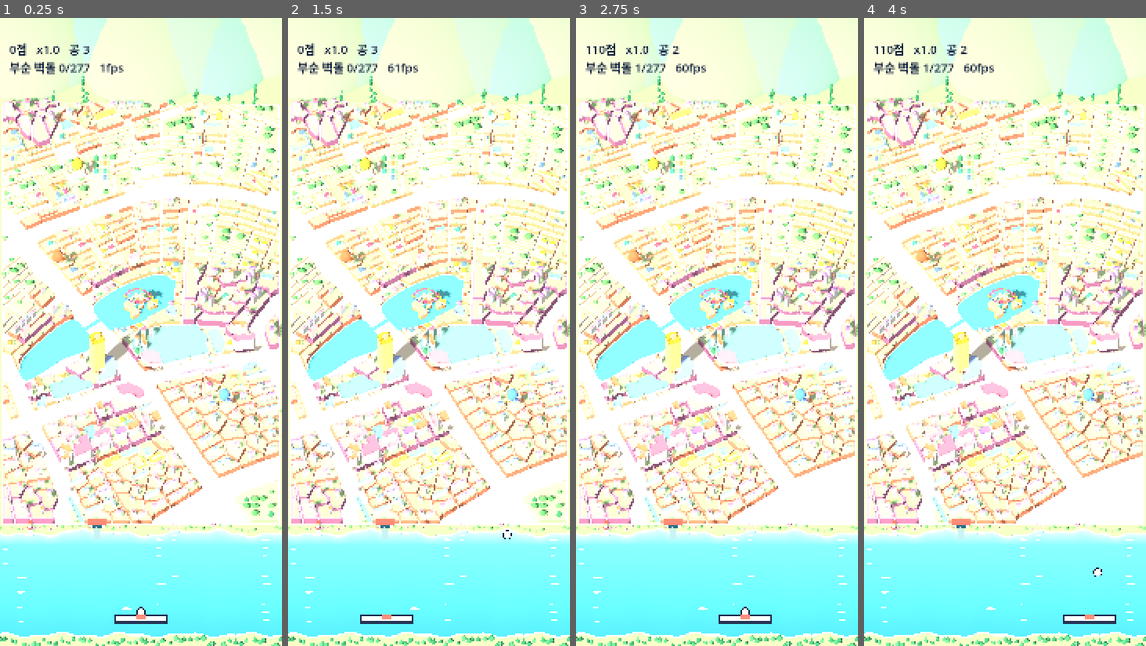
Above: before the commit, frames 1-4 (left to right).
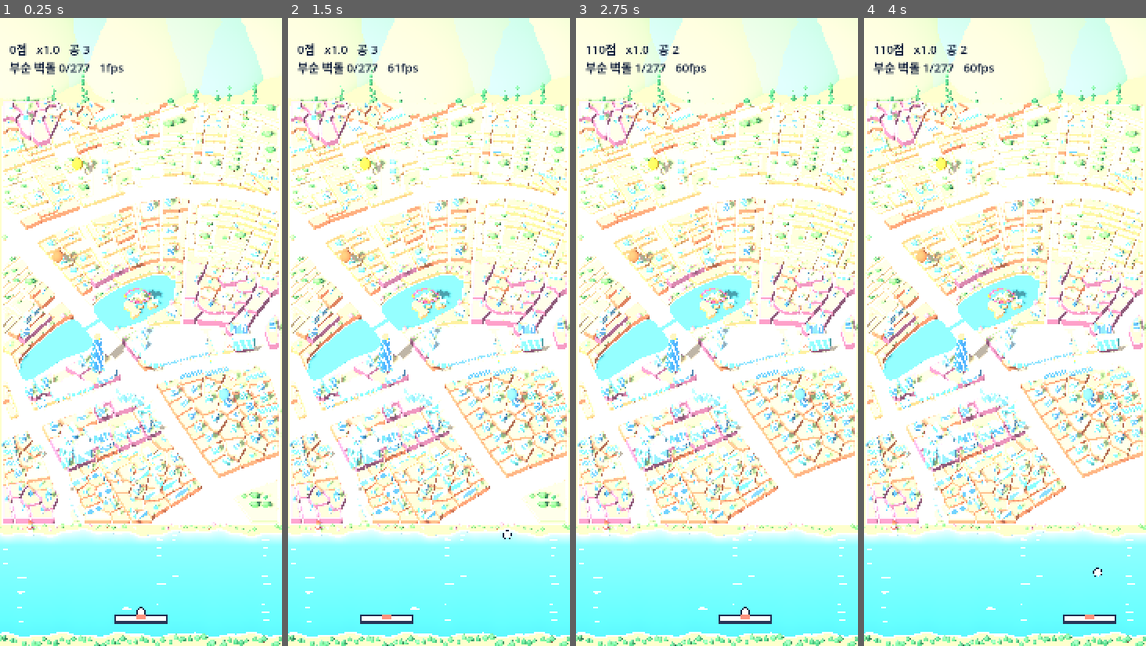
Above: after the commit, the same moments.

Repository: bisrun/smashcity
Game: Godot game, scene res://scenes/main.tscn
Same seed, same stepped clock (60 frames per second), same inputs: the game is played once before the commit and once after it.
Inputs (mouse positions are in pixels of both pictures, inside the frame that each line leads up to):
- Up to frame 1 (0.25 s): no input
- Up to frame 2 (1.5 s): tap Enter at 0.5 s; move the mouse to (491, 300) at 0.52 s; click (491, 300) at 0.67 s; tap Space at 1.25 s; drag from (372, 363) to (414, 457) at 1.27 s
- Up to frame 3 (2.75 s): move the mouse to (745, 193) at 2.02 s; click (745, 193) at 2.17 s
- Up to frame 4 (4 s): tap Enter at 2.75 s; drag from (990, 457) to (920, 237) at 2.77 s; tap Space at 3.5 s; move the mouse to (1089, 426) at 3.52 s; click (1089, 426) at 3.67 s

The runs differ from the first frame. In frame 1, 13% of the frame differs, in the area x 0-100%, y 7-100%; in frame 2, 13%; in frame 3, 12%; in frame 4, 12%.

Commit message:
feat: 건물을 유리 띠 미니어처로, 물에 빠지면 물보라와 함께 아무 방향으로 튀어 오름
- 흰 벽과 유리 띠, 세 단 고층, 유리 돔, 줄기 있는 나무, 옅은 색 지붕
- 호수 처리: 수문으로 떠내려오는 방식을 버리고 제자리에서 튀어 오르게 함
- 물보라 이펙트 (퍼지는 고리와 물방울)
- 테스트 60개

Co-Authored-By: Claude Fable 5.2 <noreply@anthropic.com>
Claude-Session: https://claude.ai/code/session_01CE82yCci6DusF3RwYxMGGb

Diff:
--- a/assets/balance.json
+++ b/assets/balance.json
@@ -12,8 +12,8 @@
   "launch_angle_deg": 10,
   "respawn_delay": 1.5,
   "lives": 3,
-  "drain_delay": 0.7,
-  "drain_angle_deg": 18,
+  "splash_delay": 0.35,
+  "seed": 20261124,
   "landmark_hp": 12,
   "score_hit": 10,
   "score_destroy_per_hp": 100,
--- a/src/main.gd
+++ b/src/main.gd
@@ -46,7 +46,7 @@
 	_setup_light()
 	_board = BoardViewScript.new()
 	add_child(_board)
-	_board.build(_stage, _river, float(_cfg["paddle_y"]) - float(_cfg["fall_margin"]), _sim.outlets)
+	_board.build(_stage, _river, float(_cfg["paddle_y"]) - float(_cfg["fall_margin"]))
 	_setup_camera()
 	_setup_paddle_and_ball()
 	_setup_hud()
@@ -71,6 +71,10 @@
 				_board.show_hit(e["cell"], e["hp"], e["max_hp"])
 			"destroyed":
 				_board.show_destroyed(e["cell"])
+			"splash":
+				_board.show_splash(e["pos"], false)
+			"emerge":
+				_board.show_splash(e["pos"], true)
 			"cleared":
 				_banner.text = "클리어\n%d점  남은 공 %d  %d초\n화면을 누르면 다시 시작" % [_sim.score, _sim.lives, int(_sim.elapsed)]
 				_banner.visible = true
@@ -79,7 +83,7 @@
 				_banner.visible = true
 	_paddle.position.x = _sim.paddle_x - _stage.width / 2.0
 	_ball.position = Vector3(_sim.ball_pos.x - _stage.width / 2.0, _sim.ball_radius, _stage.height / 2.0 - _sim.ball_pos.y)
-	_ball.visible = _sim.ball_state != Sim.BallState.DRAINING and not _sim.over
+	_ball.visible = _sim.ball_state != Sim.BallState.SUNK and not _sim.over
 	_info_timer -= delta
 	if _info_timer <= 0.0:
 		_info_timer = 0.2
@@ -115,7 +119,7 @@
 	env.background_color = SKY
 	env.ambient_light_source = Environment.AMBIENT_SOURCE_COLOR
 	env.ambient_light_color = Color.WHITE
-	env.ambient_light_energy = 0.5
+	env.ambient_light_energy = 0.56
 	env.tonemap_mode = Environment.TONE_MAPPER_LINEAR
 	var world := WorldEnvironment.new()
 	world.environment = env
--- a/src/render/board_view.gd
+++ b/src/render/board_view.gd
@@ -6,6 +6,7 @@
 ##
 ## 벽돌(셀) 하나는 두툼한 받침 블록 하나다. 이웃과 틈을 두고 떨어져 있고, 두께와 옆면 색이 남은 HP를 말한다.
 ## 블록 위에는 작은 건물을 여럿 늘어놓지 않고 큼직한 것을 몇 개만 올린다(docs/11_art_audio.md).
+## 건물은 흰 벽에 유리 띠를 두른 미니어처 모형처럼 그린다.
 ## 블록 위의 것들은 지도의 건물을 그대로 옮긴 것이 아니라 그 구획의 성격에 맞춰 지어낸 것이다.
 ## 넓은 건물과 랜드마크만 실제 윤곽을 쓴다.
 
@@ -27,8 +28,8 @@
 ## 실제 윤곽을 그대로 쓰는 건물의 최소 넓이 (㎡)
 const KEEP_REAL_AREA := 1200.0
 ## 블록 위에 큼직한 것을 놓는 자리의 간격 (m)
-const SLOT_SPACING := 44.0
-const SLOT_HALF := 13.0
+const SLOT_SPACING := 58.0
+const SLOT_HALF := 20.0
 const SHORE_SPACING := 40.0
 
 const ROAD := Color("F7ECD8")
@@ -42,6 +43,17 @@
 const FLAT_MID: Array[Color] = [Color("C9A8EE"), Color("F5A9B8"), Color("9FB7F5")]
 const FLAT_HIGH: Array[Color] = [Color("F08BA8"), Color("B58CF0"), Color("F7A072")]
 const GOLD := Color("F6C53B")
+const WHITE_WALL := Color("F6F9FC")
+const ROOF_WHITE := Color("FFFFFF")
+const GLASS: Array[Color] = [Color("6FB3E8"), Color("58A6E0"), Color("7CC4EE"), Color("6FD0D8")]
+const GLASS_DEEP := Color("3F8FD6")
+const GLASS_FRAME := Color("DCEEFB")
+const DOME := Color("5FC3CE")
+const WARM := Color("D98F78")
+const WARM_WINDOW := Color("FBE9D7")
+const TRUNK := Color("9A6B4A")
+## 위에서 내려다보면 지붕이 가장 많이 보인다. 흰색만 쓰면 판이 허옇게 뜨므로 옅은 색을 섞는다.
+const ROOFS: Array[Color] = [Color("BFE0F2"), Color("CFE9E2"), Color("F6D9C8"), Color("E3D8F3"), Color("F7E7B9"), Color("D6ECFA")]
 const GOLD_WALL := Color("FFE08A")
 const LANDMARK_LOT := Color("FBE7A1")
 const PINE: Array[Color] = [Color("4FA873"), Color("5DB57E"), Color("3F9A6B")]
@@ -74,8 +86,7 @@
 
 
 ## near_bank_y 는 화면 아래쪽 강가가 시작되는 y다. 공을 잃는 선과 맞춘다.
-## outlets 는 호수에 빠진 공이 흘러나오는 강가의 수문 자리다.
-func build(stage: StageData, river_width: float, near_bank_y: float, outlets: Array[Vector2] = []) -> void:
+func build(stage: StageData, river_width: float, near_bank_y: float) -> void:
 	_w = stage.width
 	_h = stage.height
 	_material = StandardMaterial3D.new()
@@ -117,7 +128,6 @@
 		tops.position.y = _block_height(tier) + LAWN_LIFT
 		_tops.append(tops)
 	_add_props(stage)
-	_add_outlets(outlets)
 
 
 ## 셀이 맞았을 때. 블록이 한 단 낮아지고 옆면 색이 바뀐다.
@@ -207,19 +217,28 @@
 
 ## 블록 위를 꾸민다. 높이는 블록 윗면을 0으로 한다.
 ##
-## 넓은 건물과 랜드마크는 실제 윤곽대로 세운다. 나머지 자리에는 구획의 HP에 맞는 큼직한 것을 몇 개 놓는다.
-## HP 1은 오두막이나 나무 무리, 2는 연립, 3은 아파트, 4는 고층이다. 남는 자리 일부에는 큰 나무를 심는다.
+## 넓은 건물과 랜드마크는 실제 윤곽대로 세운다. 나머지 자리에는 구획의 HP에 맞는 큼직한 건물을 몇 채 놓는다.
+## HP 1은 집이나 나무 무리, 2는 낮은 건물이나 돔, 3은 유리 빌딩, 4는 층층이 좁아지는 고층이다.
+## 건물은 흰 벽에 층마다 유리 띠를 두른 미니어처 모형처럼 그린다.
 func _furnish(st: SurfaceTool, ci: int, cell: Dictionary, lawn: PackedVector2Array, real: Array, stage: StageData) -> void:
 	var kept: Array[Dictionary] = []
+	var tower := {}
 	for b: Dictionary in real:
 		if b["landmark"]:
-			_add_prism(st, b["points"], 0.0, display_height(b["levels"], true), GOLD, GOLD_WALL, 0.0)
 			kept.append(b)
+			if tower.is_empty() or b["area"] > tower["area"]:
+				tower = b
 		elif b["area"] >= KEEP_REAL_AREA:
-			var band := FLAT_LOW if b["levels"] <= 10 else (FLAT_MID if b["levels"] <= 25 else FLAT_HIGH)
-			_add_prism(st, b["points"], 0.0, display_height(b["levels"], false), band[(b["seed"] * 5) % band.size()], WALLS[(b["seed"] * 7) % WALLS.size()], 0.0)
+			var h := display_height(b["levels"], false)
+			_add_bands(st, b["points"], 0.0, h, clampi(int(h / 6.5), 2, 12), WHITE_WALL, GLASS[b["seed"] % GLASS.size()], ROOFS[b["seed"] % ROOFS.size()], 1.0)
 			kept.append(b)
 			object_count += 1
+	if not tower.is_empty():
+		for b: Dictionary in real:
+			if b["landmark"] and b["seed"] != tower["seed"]:
+				_add_bands(st, b["points"], 0.0, 16.0, 2, WHITE_WALL, GLASS[0], ROOF_WHITE, 1.0)
+		# 랜드마크: 위로 갈수록 좁아지는 유리 탑
+		_add_bands(st, tower["points"], 0.0, display_height(tower["levels"], true), 18, GLASS_FRAME, GLASS_DEEP, GOLD, 0.36)
 	if cell["landmark"]:
 		return
 
@@ -241,8 +260,8 @@
 	var small := 1.0
 	if slots.is_empty() and kept.is_empty() and Geometry2D.is_point_in_polygon(origin, lawn):
 		slots.append(origin)  # 좁은 구획에는 작게 하나만 놓는다
-		small = 0.6
-	var want := clampi(int(_area(cell["points"]) / 4200.0), 1, 4)
+		small = 0.55
+	var want := clampi(int(_area(cell["points"]) / 7000.0), 1, 3)
 	var hp: int = cell["hp"]
 	for si in slots.size():
 		var h := _hash(ci, si, 17)
@@ -254,7 +273,7 @@
 				_add_house(st, at, axis, side, hp, h, small)
 			object_count += 1
 		elif h % 2 == 0:
-			_add_tree(st, {"at": at, "round": (h >> 3) % 3 != 0, "size": 1.5 + ((h >> 6) % 5) * 0.12, "base": 0.0,
+			_add_tree(st, {"at": at, "round": (h >> 3) % 3 != 0, "size": 1.3 + ((h >> 6) % 5) * 0.1, "base": 0.0,
 				"color": (LEAF if (h >> 3) % 3 != 0 else PINE)[(h >> 10) % 3]})
 	# 호숫가에 닿은 구획에는 벚나무를 두른다
 	for lake in stage.lakes:
@@ -269,7 +288,7 @@
 				var at := a + (a - middle).normalized() * 22.0
 				if Geometry2D.is_point_in_polygon(at, lawn) and _clear_of(at, 16.0, slots, want, kept):
 					var h := _hash(i, int(a.x), int(a.y))
-					_add_tree(st, {"at": at, "round": true, "size": 1.3 + (h % 4) * 0.1, "base": 0.0, "color": BLOSSOM[(h >> 4) % 3]})
+					_add_tree(st, {"at": at, "round": true, "size": 1.2 + (h % 4) * 0.1, "base": 0.0, "color": BLOSSOM[(h >> 4) % 3]})
 
 
 func _slot_fits(at: Vector2, axis: Vector2, side: Vector2, lawn: PackedVector2Array, kept: Array[Dictionary]) -> bool:
@@ -297,58 +316,121 @@
 
 ## 구획의 HP에 맞는 건물 하나. 블록의 긴 변과 나란히 선다.
 func _add_house(st: SurfaceTool, at: Vector2, axis: Vector2, side: Vector2, hp: int, h: int, size: float) -> void:
-	var wall := WALLS[(h >> 2) % WALLS.size()]
+	var glass := GLASS[(h >> 5) % GLASS.size()]
 	if hp <= 1:
-		_add_box(st, at, axis, side, 13.0 * size, 10.0 * size, 0.0, 13.0 * size, PITCHED[(h >> 5) % PITCHED.size()], wall, 9.0 * size)
+		# 집: 파스텔 벽에 색 지붕
+		_add_prism(st, _rect(at, axis, side, 17.0 * size, 13.0 * size), 0.0, 15.0 * size, PITCHED[(h >> 5) % PITCHED.size()], WALLS[(h >> 2) % WALLS.size()], 11.0 * size)
 	elif hp == 2:
-		_add_box(st, at, axis, side, 15.0 * size, 11.0 * size, 0.0, 22.0 * size, PITCHED[(h >> 5) % PITCHED.size()], wall, 10.0 * size)
+		if (h >> 8) % 4 == 0:
+			# 돔: 낮은 원통 위에 유리 지붕
+			var r := 19.0 * size
+			_add_lathe(st, at, [Vector2(r, 0.0), Vector2(r, 11.0 * size), Vector2(r * 0.92, 13.0 * size), Vector2(r * 0.8, 22.0 * size), Vector2(r * 0.5, 29.0 * size), Vector2(0.0, 32.0 * size)],
+				12, [WHITE_WALL, ROOF_WHITE, DOME, DOME.lightened(0.18), DOME.lightened(0.32)])
+		else:
+			var warm := (h >> 11) % 4 == 0
+			_add_bands(st, _rect(at, axis, side, 19.0 * size, 14.0 * size), 0.0, 31.0 * size, 5, WARM if warm else WHITE_WALL, WARM_WINDOW if warm else glass, ROOFS[(h >> 14) % ROOFS.size()], 1.0)
+			_add_prism(st, _rect(at - axis * 6.0 * size, axis, side, 6.0 * size, 5.0 * size), 31.0 * size, 36.0 * size, ROOF_WHITE, glass, 0.0)
 	elif hp == 3:
-		var roof := FLAT_MID[(h >> 5) % FLAT_MID.size()]
-		_add_box(st, at, axis, side, 18.0 * size, 10.0 * size, 0.0, 46.0 * size, roof, wall, 0.0)
-		_add_box(st, at, axis, side, 6.0 * size, 4.0 * size, 46.0 * size, 52.0 * size, roof.darkened(0.15), wall, 0.0)
+		# 유리 빌딩
+		_add_bands(st, _rect(at, axis, side, 17.0 * size, 13.0 * size), 0.0, 58.0 * size, 10, WHITE_WALL, glass, ROOFS[(h >> 14) % ROOFS.size()], 1.0)
+		_add_prism(st, _rect(at, axis, side, 7.0 * size, 5.0 * size), 58.0 * size, 64.0 * size, ROOF_WHITE, glass.darkened(0.1), 0.0)
 	else:
-		var roof := FLAT_HIGH[(h >> 5) % FLAT_HIGH.size()]
-		_add_box(st, at, axis, side, 12.0 * size, 12.0 * size, 0.0, 78.0 * size, roof, wall, 0.0)
-		_add_box(st, at, axis, side, 6.0 * size, 6.0 * size, 78.0 * size, 88.0 * size, roof.darkened(0.15), wall, 0.0)
+		# 고층: 세 단으로 좁아진다
+		_add_bands(st, _rect(at, axis, side, 15.0 * size, 15.0 * size), 0.0, 44.0 * size, 8, GLASS_FRAME, glass, glass.lightened(0.35), 1.0)
+		_add_bands(st, _rect(at, axis, side, 11.0 * size, 11.0 * size), 44.0 * size, 76.0 * size, 6, GLASS_FRAME, glass, glass.lightened(0.35), 1.0)
+		_add_bands(st, _rect(at, axis, side, 7.0 * size, 7.0 * size), 76.0 * size, 98.0 * size, 4, GLASS_FRAME, glass, glass.lightened(0.35), 1.0)
+		_add_prism(st, _rect(at, axis, side, 1.6 * size, 1.6 * size), 98.0 * size, 114.0 * size, ROOF_WHITE, ROOF_WHITE, 0.0)
 
 
 ## 큰 나무 하나와 작은 나무 둘.
 func _add_clump(st: SurfaceTool, at: Vector2, h: int, size: float) -> void:
 	var leaf := LEAF[(h >> 4) % 3]
 	_add_tree(st, {"at": at, "round": true, "size": 1.9 * size, "base": 0.0, "color": leaf})
-	_add_tree(st, {"at": at + Vector2(15, 7) * size, "round": (h >> 7) % 2 == 0, "size": 1.2 * size, "base": 0.0, "color": PINE[(h >> 9) % 3]})
-	_add_tree(st, {"at": at + Vector2(-13, 10) * size, "round": true, "size": 1.1 * size, "base": 0.0, "color": LEAF[(h >> 12) % 3]})
-
-
-func _add_box(st: SurfaceTool, at: Vector2, axis: Vector2, side: Vector2, half_w: float, half_d: float, y0: float, y1: float, top: Color, wall: Color, apex: float) -> void:
-	_add_prism(st, PackedVector2Array([
+	_add_tree(st, {"at": at + Vector2(19, 9) * size, "round": (h >> 7) % 2 == 0, "size": 1.25 * size, "base": 0.0, "color": PINE[(h >> 9) % 3]})
+	_add_tree(st, {"at": at + Vector2(-17, 12) * size, "round": true, "size": 1.15 * size, "base": 0.0, "color": LEAF[(h >> 12) % 3]})
+
+
+static func _rect(at: Vector2, axis: Vector2, side: Vector2, half_w: float, half_d: float) -> PackedVector2Array:
+	return PackedVector2Array([
 		at - axis * half_w - side * half_d, at + axis * half_w - side * half_d,
 		at + axis * half_w + side * half_d, at - axis * half_w + side * half_d,
-	]), y0, y1, top, wall, apex)
-
-
-## 나무 한 그루. 뾰족한 나무는 원뿔, 둥근 나무는 위아래로 맞붙인 원뿔 두 개.
+	])
+
+
+## 층마다 벽 띠와 유리 띠를 번갈아 두른 기둥. taper가 1보다 작으면 위로 갈수록 그 비율까지 좁아진다.
+func _add_bands(st: SurfaceTool, pts: PackedVector2Array, y0: float, y1: float, floors: int, wall: Color, glass: Color, roof: Color, taper: float) -> void:
+	var n := pts.size()
+	if n < 3:
+		return
+	var center := _center(pts)
+	var floor_h := (y1 - y0) / floors
+	var levels := PackedFloat32Array([y0])
+	for f in floors:
+		levels.append(y0 + (f + 0.38) * floor_h)
+		levels.append(y0 + (f + 1.0) * floor_h)
+	for i in levels.size() - 1:
+		var s0 := lerpf(1.0, taper, (levels[i] - y0) / (y1 - y0))
+		var s1 := lerpf(1.0, taper, (levels[i + 1] - y0) / (y1 - y0))
+		var color := wall if i % 2 == 0 else glass
+		if i == 0:
+			color = wall.darkened(0.1)  # 바닥에 닿는 띠는 살짝 어둡게
+		st.set_color(color)
+		for k in n:
+			var a := center + (pts[k] - center) * s0
+			var b := center + (pts[(k + 1) % n] - center) * s0
+			var a_up := center + (pts[k] - center) * s1
+			var b_up := center + (pts[(k + 1) % n] - center) * s1
+			st.add_vertex(_at(a, levels[i]))
+			st.add_vertex(_at(b, levels[i]))
+			st.add_vertex(_at(b_up, levels[i + 1]))
+			st.add_vertex(_at(a, levels[i]))
+			st.add_vertex(_at(b_up, levels[i + 1]))
+			st.add_vertex(_at(a_up, levels[i + 1]))
+	st.set_color(roof)
+	var top := PackedVector2Array()
+	for p in pts:
+		top.append(center + (p - center) * taper)
+	for idx in Geometry2D.triangulate_polygon(top):
+		st.add_vertex(_at(top[idx], y1))
+
+
+## 둥근 단면을 쌓아 올린 모양. profile의 각 점은 (반지름, 높이)다. 구간마다 colors를 차례로 쓴다.
+func _add_lathe(st: SurfaceTool, center: Vector2, profile: Array, sides: int, colors: Array) -> void:
+	for i in profile.size() - 1:
+		var p0: Vector2 = profile[i]
+		var p1: Vector2 = profile[i + 1]
+		st.set_color(colors[i % colors.size()])
+		for k in sides:
+			var a0 := TAU * k / sides
+			var a1 := TAU * (k + 1) / sides
+			var d0 := Vector2(cos(a0), sin(a0))
+			var d1 := Vector2(cos(a1), sin(a1))
+			st.add_vertex(_at(center + d0 * p0.x, p0.y))
+			st.add_vertex(_at(center + d1 * p0.x, p0.y))
+			st.add_vertex(_at(center + d1 * p1.x, p1.y))
+			if p1.x > 0.0:
+				st.add_vertex(_at(center + d0 * p0.x, p0.y))
+				st.add_vertex(_at(center + d1 * p1.x, p1.y))
+				st.add_vertex(_at(center + d0 * p1.x, p1.y))
+
+
+func _add_box(st: SurfaceTool, at: Vector2, axis: Vector2, side: Vector2, half_w: float, half_d: float, y0: float, y1: float, top: Color, wall: Color, apex: float) -> void:
+	_add_prism(st, _rect(at, axis, side, half_w, half_d), y0, y1, top, wall, apex)
+
+
+## 나무 한 그루. 줄기 위에 잎 덩어리를 두 겹 얹는다. 둥근 나무는 도톰하게, 뾰족한 나무는 원뿔로.
 func _add_tree(st: SurfaceTool, t: Dictionary) -> void:
 	var at: Vector2 = t["at"]
 	var s: float = t["size"]
 	var base: float = t.get("base", SLAB_HEIGHT)
-	st.set_color(t["color"])
-	var sides := 6
-	var r := (10.0 if t["round"] else 9.0) * s
-	var ring_y := base + (9.0 * s if t["round"] else 1.0)
-	var top := base + (22.0 if t["round"] else 25.0) * s
-	for k in sides:
-		var a0 := TAU * k / sides
-		var a1 := TAU * (k + 1) / sides
-		var p0 := _at(at + Vector2(cos(a0), sin(a0)) * r, ring_y)
-		var p1 := _at(at + Vector2(cos(a1), sin(a1)) * r, ring_y)
-		st.add_vertex(p0)
-		st.add_vertex(p1)
-		st.add_vertex(_at(at, top))
-		if t["round"]:
-			st.add_vertex(p1)
-			st.add_vertex(p0)
-			st.add_vertex(_at(at, base))
+	var leaf: Color = t["color"]
+	_add_lathe(st, at, [Vector2(2.3 * s, base), Vector2(2.0 * s, base + 8.0 * s)], 5, [TRUNK])
+	if t["round"]:
+		_add_lathe(st, at, [Vector2(0.0, base + 5.0 * s), Vector2(10.5 * s, base + 14.0 * s), Vector2(7.5 * s, base + 22.0 * s), Vector2(0.0, base + 26.0 * s)],
+			7, [leaf.darkened(0.1), leaf, leaf.lightened(0.14)])
+	else:
+		_add_lathe(st, at, [Vector2(9.5 * s, base + 4.0 * s), Vector2(0.0, base + 22.0 * s)], 6, [leaf])
+		_add_lathe(st, at, [Vector2(6.5 * s, base + 14.0 * s), Vector2(0.0, base + 30.0 * s)], 6, [leaf.lightened(0.12)])
 
 
 ## 상상으로 더한 구조물. 지도에는 없는 것들이다(docs/05_items.md 의 상상 아이템).
@@ -461,22 +543,54 @@
 		break
 
 
-## 수문. 호수에 빠진 공이 여기서 강으로 흘러나온다.
-func _add_outlets(outlets: Array[Vector2]) -> void:
-	for o in outlets:
-		var at := _at(o, 0.0)
-		var wall := BoxMesh.new()
-		wall.size = Vector3(86, 34, 30)
-		_prim(self, wall, Color("D9CDBB"), at + Vector3(0, 17, -20))
-		var cap := BoxMesh.new()
-		cap.size = Vector3(96, 7, 36)
-		_prim(self, cap, Color("F0645A"), at + Vector3(0, 37, -20))
-		var mouth := BoxMesh.new()
-		mouth.size = Vector3(46, 22, 4)
-		_prim(self, mouth, Color("2E6F8E"), at + Vector3(0, 11, -4), true)
-		var stream := BoxMesh.new()
-		stream.size = Vector3(40, 1.5, 70)
-		_prim(self, stream, Color("C9F4F6"), at + Vector3(0, 1.2, 34), true)
+## 물보라. 공이 물에 빠질 때와 튀어 오를 때 그 자리에 낸다. big이면 더 크게.
+func show_splash(map_pos: Vector2, big: bool) -> void:
+	var at := _at(map_pos, 1.5)
+	var ring := MeshInstance3D.new()
+	var torus := TorusMesh.new()
+	torus.inner_radius = 16.0
+	torus.outer_radius = 21.0
+	ring.mesh = torus
+	var ring_mat := StandardMaterial3D.new()
+	ring_mat.albedo_color = Color(1, 1, 1, 0.95)
+	ring_mat.shading_mode = BaseMaterial3D.SHADING_MODE_UNSHADED
+	ring_mat.transparency = BaseMaterial3D.TRANSPARENCY_ALPHA
+	ring.material_override = ring_mat
+	ring.cast_shadow = GeometryInstance3D.SHADOW_CASTING_SETTING_OFF
+	add_child(ring)
+	ring.position = at
+	var grow := 4.6 if big else 3.0
+	var tween := ring.create_tween()
+	tween.tween_property(ring, "scale", Vector3(grow, 1.0, grow), 0.55).set_ease(Tween.EASE_OUT)
+	tween.parallel().tween_property(ring_mat, "albedo_color:a", 0.0, 0.55)
+	tween.tween_callback(ring.queue_free)
+
+	var drops := CPUParticles3D.new()
+	var drop := SphereMesh.new()
+	drop.radius = 5.0 if big else 3.6
+	drop.height = drop.radius * 2.0
+	drop.radial_segments = 8
+	drop.rings = 4
+	var drop_mat := StandardMaterial3D.new()
+	drop_mat.albedo_color = Color("E9FBFD")
+	drop_mat.shading_mode = BaseMaterial3D.SHADING_MODE_UNSHADED
+	drop.material = drop_mat
+	drops.mesh = drop
+	drops.one_shot = true
+	drops.explosiveness = 1.0
+	drops.amount = 34 if big else 18
+	drops.lifetime = 0.8
+	drops.direction = Vector3.UP
+	drops.spread = 48.0
+	drops.initial_velocity_min = 150.0 if big else 90.0
+	drops.initial_velocity_max = 330.0 if big else 190.0
+	drops.gravity = Vector3(0, -780, 0)
+	drops.scale_amount_min = 0.5
+	drops.scale_amount_max = 1.2
+	add_child(drops)
+	drops.position = at
+	drops.emitting = true
+	get_tree().create_timer(1.4).timeout.connect(drops.queue_free)
 
 
 func _mesh_child(parent: Node3D, st: SurfaceTool, shadows: bool) -> MeshInstance3D:
--- a/src/sim/sim.gd
+++ b/src/sim/sim.gd
@@ -12,7 +12,7 @@
 const STEP := 1.0 / 120.0
 const GRID := 160.0
 
-enum BallState { WAITING, FLYING, DRAINING }
+enum BallState { WAITING, FLYING, SUNK }
 
 var stage: StageData
 var cfg: Dictionary
@@ -32,15 +32,14 @@
 var lives := 0
 ## 공을 다 잃어 판이 끝났는지
 var over := false
-## 호수마다 하나씩 있는 강가의 수문. 호수에 빠진 공이 여기로 흘러나온다.
-var outlets: Array[Vector2] = []
 var destroyed := 0
 var elapsed := 0.0
 var cleared := false
 
 var _wait_left := 0.0
-var _drain_to := Vector2.ZERO
-var _drain_side := 1.0
+## 물에서 막 튀어 오른 공인지. 그 물을 벗어날 때까지는 다시 빠지지 않는다.
+var _skipping := false
+var _rng := RandomNumberGenerator.new()
 var _landmarks_left := 0
 var _events: Array[Dictionary] = []
 var _grid := {}
@@ -65,8 +64,8 @@
 	for lake in stage.lakes:
 		var box := _bounds(lake["points"])
 		_lake_boxes.append(box)
-		outlets.append(Vector2(clampf(box.get_center().x, 120.0, stage.width - 120.0), -24.0))
 	lives = int(cfg["lives"])
+	_rng.seed = int(cfg["seed"])
 	paddle_x = stage.width / 2.0
 	_hold(float(cfg["launch_delay"]))
 
@@ -78,7 +77,7 @@
 
 
 ## 지난 take_events() 뒤에 일어난 일을 돌려주고 비운다.
-## 종류: hit{cell,hp,max_hp}, destroyed{cell,landmark}, paddle, launch, drain{lake}, emerge, lost, over, cleared
+## 종류: hit{cell,hp,max_hp}, destroyed{cell,landmark}, paddle, launch, splash{pos}, emerge{pos}, lost, over, cleared
 func take_events() -> Array[Dictionary]:
 	var out := _events
 	_events = []
@@ -98,7 +97,7 @@
 		return
 	elapsed += STEP
 	var paddle_y := float(cfg["paddle_y"])
-	if ball_state == BallState.DRAINING:
+	if ball_state == BallState.SUNK:
 		_wait_left -= STEP
 		if _wait_left <= 0.0:
 			_emerge()
@@ -125,9 +124,10 @@
 	if ball_pos.y < paddle_y - float(cfg["fall_margin"]):
 		_lose()
 		return
-	var lake := _lake_at(ball_pos)
-	if lake >= 0:
-		_drain(lake)
+	if _lake_at(ball_pos) < 0:
+		_skipping = false
+	elif not _skipping:
+		_sink()
 
 
 func _hold(seconds: float) -> void:
@@ -158,25 +158,23 @@
 	_hold(float(cfg["respawn_delay"]))
 
 
-## 호수에 빠졌다. 공은 물길을 타고 강가의 수문으로 떠내려간다.
-func _drain(lake: int) -> void:
+## 물에 빠졌다. 공은 잠깐 가라앉는다.
+func _sink() -> void:
 	falls += 1
 	combo = 0
-	_drain_side = -1.0 if ball_vel.x < 0.0 else 1.0
-	_drain_to = outlets[lake]
-	ball_state = BallState.DRAINING
+	ball_state = BallState.SUNK
 	ball_vel = Vector2.ZERO
-	_wait_left = float(cfg["drain_delay"])
-	_events.append({"type": "drain", "lake": lake})
-
-
-## 수문에서 강으로 튀어나온다. 패들 쪽으로 내려오므로 받아 내지 못하면 잃는다.
+	_wait_left = float(cfg["splash_delay"])
+	_events.append({"type": "splash", "pos": ball_pos})
+
+
+## 가라앉았던 자리에서 아무 방향으로나 튀어 오른다. 방향은 판마다 정해진 난수열을 따른다.
 func _emerge() -> void:
-	var a := deg_to_rad(float(cfg["drain_angle_deg"])) * _drain_side
-	ball_pos = _drain_to
-	ball_vel = Vector2(sin(a), -cos(a)) * float(cfg["ball_speed"])
+	ball_vel = Vector2.from_angle(_rng.randf() * TAU) * float(cfg["ball_speed"])
+	_keep_min_angle()
 	ball_state = BallState.FLYING
-	_events.append({"type": "emerge"})
+	_skipping = true
+	_events.append({"type": "emerge", "pos": ball_pos})
 
 
 func _collide_walls() -> void:
--- a/tests/run_tests.gd
+++ b/tests/run_tests.gd
@@ -20,7 +20,7 @@
 	for t: Callable in [
 		_test_jamsil_loads, _test_jamsil_shapes_are_valid, _test_nearest_road_point, _test_display_height,
 		_test_board_view_builds, _test_ball_launches_and_bounces_off_walls, _test_ball_breaks_a_cell,
-		_test_paddle_sends_ball_up, _test_missed_ball_costs_a_life, _test_lake_drains_ball_to_river,
+		_test_paddle_sends_ball_up, _test_missed_ball_costs_a_life, _test_water_tosses_ball_out,
 		_test_landmark_clears_stage, _test_sim_is_deterministic, _test_jamsil_plays,
 	]:
 		t.call()
@@ -201,30 +201,42 @@
 	_check(sim.elapsed == before, "끝난 뒤에는 판정이 멈춘다")
 
 
-func _test_lake_drains_ball_to_river() -> void:
+func _test_water_tosses_ball_out() -> void:
 	var extra := {
 		"lake": [{"p": [200, 800, 800, 800, 800, 1200, 200, 1200], "h": []}],
 		"corridors": [{"p": [450, 0, 550, 0, 550, 2000, 450, 2000], "h": []}],
 	}
 	var sim: Sim = SimScript.new(_stage(extra), _no_gravity())
 	var start := sim.lives
-	_check(sim.outlets.size() == 1 and sim.outlets[0].y < 0.0, "호수마다 강가에 수문이 하나 있다")
-	sim.set_paddle(500)
-	_place(sim, Vector2(300, 700), Vector2(0.2, 1))
+	_place(sim, Vector2(300, 700), Vector2(0, 1))
 	sim.combo = 4
-	_run(sim, 0.3)
-	_check(sim.ball_state == Sim.BallState.DRAINING and sim.falls == 1, "호수에 들어가면 물길에 휩쓸린다")
+	_run(sim, 0.2)
+	_check(sim.ball_state == Sim.BallState.SUNK and sim.falls == 1, "호수에 들어가면 가라앉는다")
 	_check(sim.lives == start and sim.combo == 0, "공은 잃지 않지만 콤보는 끊긴다")
+	var sunk_at := sim.ball_pos
+	_check(sim.take_events().any(func(e: Dictionary) -> bool: return e["type"] == "splash"), "빠졌다는 사건이 생긴다")
 	var waited := 0
-	while sim.ball_state == Sim.BallState.DRAINING and waited < 1000:
+	while sim.ball_state == Sim.BallState.SUNK and waited < 1000:
 		sim.step()
 		waited += 1
-	_check(absf(waited * Sim.STEP - (float(sim.cfg["drain_delay"]) - 0.3)) < 0.25, "정해진 시간만큼 떠내려간다")
-	_check(sim.ball_state == Sim.BallState.FLYING and sim.ball_vel.y < 0.0, "수문에서 패들 쪽으로 튀어나온다")
-	_check(absf(sim.ball_pos.x - sim.outlets[0].x) < 60.0 and sim.ball_pos.y < 0.0, "나오는 자리는 수문이다")
-	sim.set_paddle(100)
-	_run(sim, 1.0)
-	_check(sim.lives == start - 1, "받아 내지 못하면 공 하나를 잃는다")
+	_check(sim.ball_state == Sim.BallState.FLYING and waited * Sim.STEP <= float(sim.cfg["splash_delay"]) + 0.02, "잠깐 뒤 튀어 오른다")
+	_check(sim.ball_pos.distance_to(sunk_at) < 60.0, "빠진 자리에서 나온다")
+	_check(is_equal_approx(sim.ball_vel.length(), float(sim.cfg["ball_speed"])), "튀어 오른 공의 속도는 그대로다")
+	_check(sim.take_events().any(func(e: Dictionary) -> bool: return e["type"] == "emerge"), "튀어 올랐다는 사건이 생긴다")
+	_run(sim, 0.25)
+	_check(sim.falls == 1, "그 물을 벗어나기 전에는 다시 빠지지 않는다")
+
+	var dirs := {}
+	for i in 6:
+		var s2: Sim = SimScript.new(_stage(extra), _no_gravity())
+		for k in i + 1:
+			_place(s2, Vector2(300, 700), Vector2(0, 1))
+			_run(s2, 0.2)
+			_run(s2, float(s2.cfg["splash_delay"]) + 0.01)
+			s2._skipping = false
+		dirs[snappedf(s2.ball_vel.angle(), 0.01)] = true
+	_check(dirs.size() >= 4, "튀어 오르는 방향은 그때그때 다르다 (서로 다른 방향 %d가지)" % dirs.size())
+
 	var bridge: Sim = SimScript.new(_stage(extra), _no_gravity())
 	_place(bridge, Vector2(500, 700), Vector2(0, 1))
 	_run(bridge, 0.7)
Not shown, changed: docs/02_core_gameplay.md
Not shown, changed: docs/03_map_conversion.md
Not shown, changed: docs/11_art_audio.md
Not shown, changed: docs/90_decision_log.md
Not shown, changed: docs/91_glossary.md
Not shown, changed: docs/stages/seoul_jamsil.md
